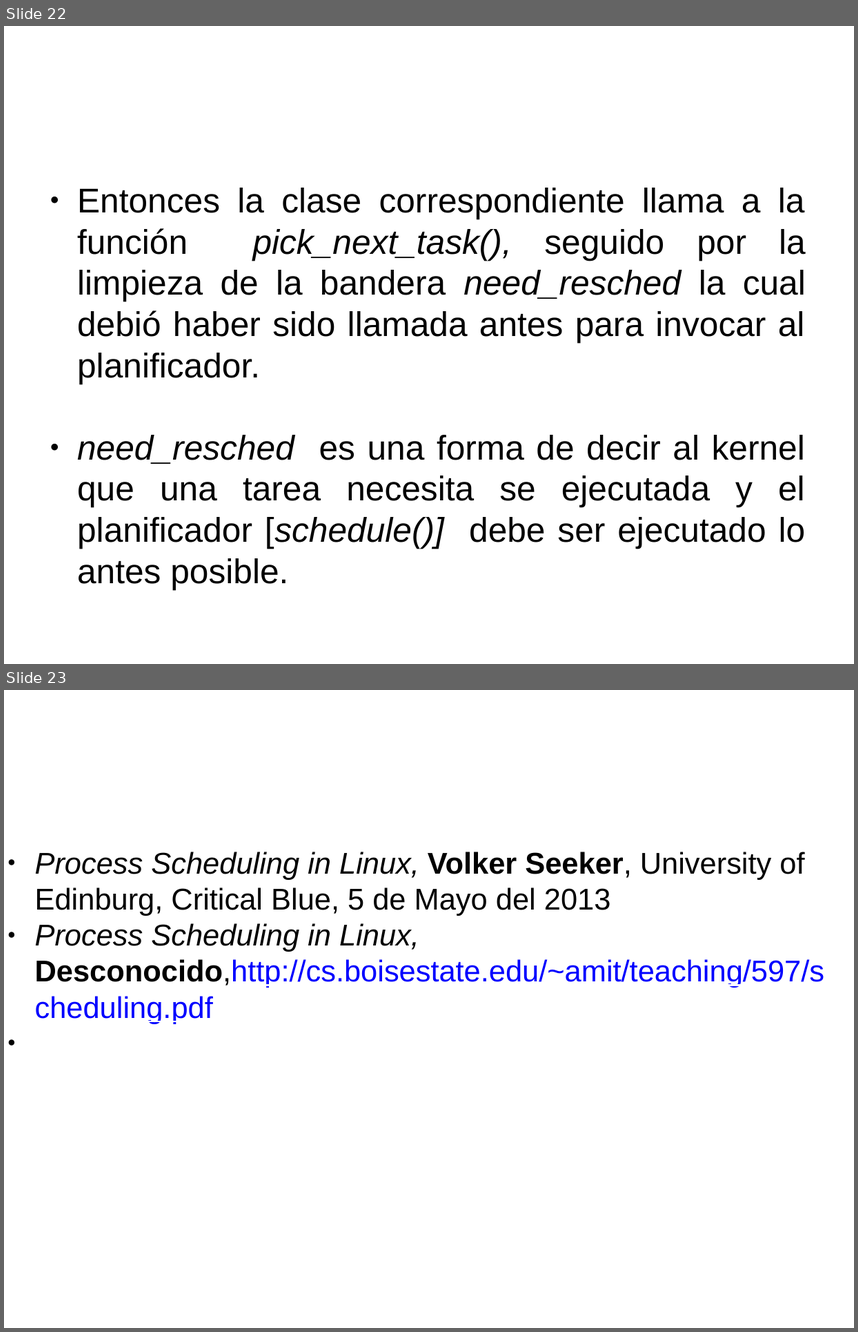
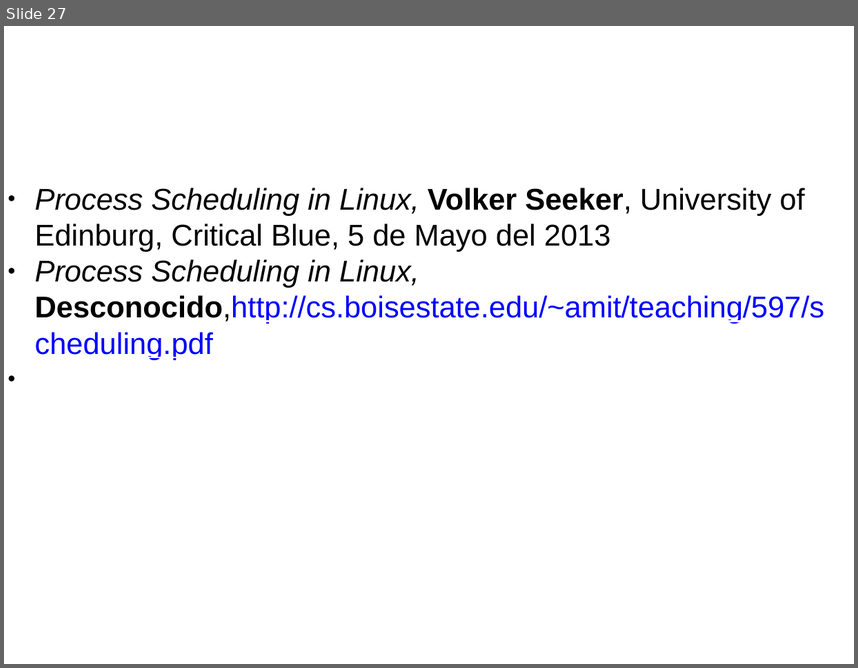
Before and after one commit to gwolf/clase-sistop-2017-01, a slide deck: exposiciones/planificadorCFS/planificadorCFS.pptx. Shown one above the other, each under a label of ours: slides 22 and 23 before the commit, slide 27 after it. The pictures are 858x1332 and 858x668 pixels, drawn with LibreOffice and Linux fonts; fonts in the diff are those of the drawing; background and template pictures are left out. Boxes give left, top, right and bottom in pixels: in the first picture for what was removed or moved away, otherwise in the second. Text is boxed around its words. In the diff, an @@ line names an element or a change of style, - is before the commit and + after.

```diff
--- a/exposiciones/planificadorCFS/planificadorCFS.pptx
+++ b/exposiciones/planificadorCFS/planificadorCFS.pptx
@@ slide 22 removed at <box>4,26,854,664</box>, background #FFFFFF @@
@@ text removed at <box>77,187,806,548</box> @@
-● Entonces la clase correspondiente llama a la función pick_next_task(), seguido por la limpieza de la bandera need_resched la cual debió haber sido llamada antes para invocar al planificador.
-● need_resched es una forma de decir al kernel que una tarea necesita se ejecutada y el planificador [schedule()] debe ser ejecutado lo antes posible.
@@ text removed at <box>77,475,805,548</box> @@
-4 El esqueleto del planificador
@@ what was slide 23 is now slide 27 @@
```
Also in this commit, not shown: 3 slides changed, 5 slides added.
